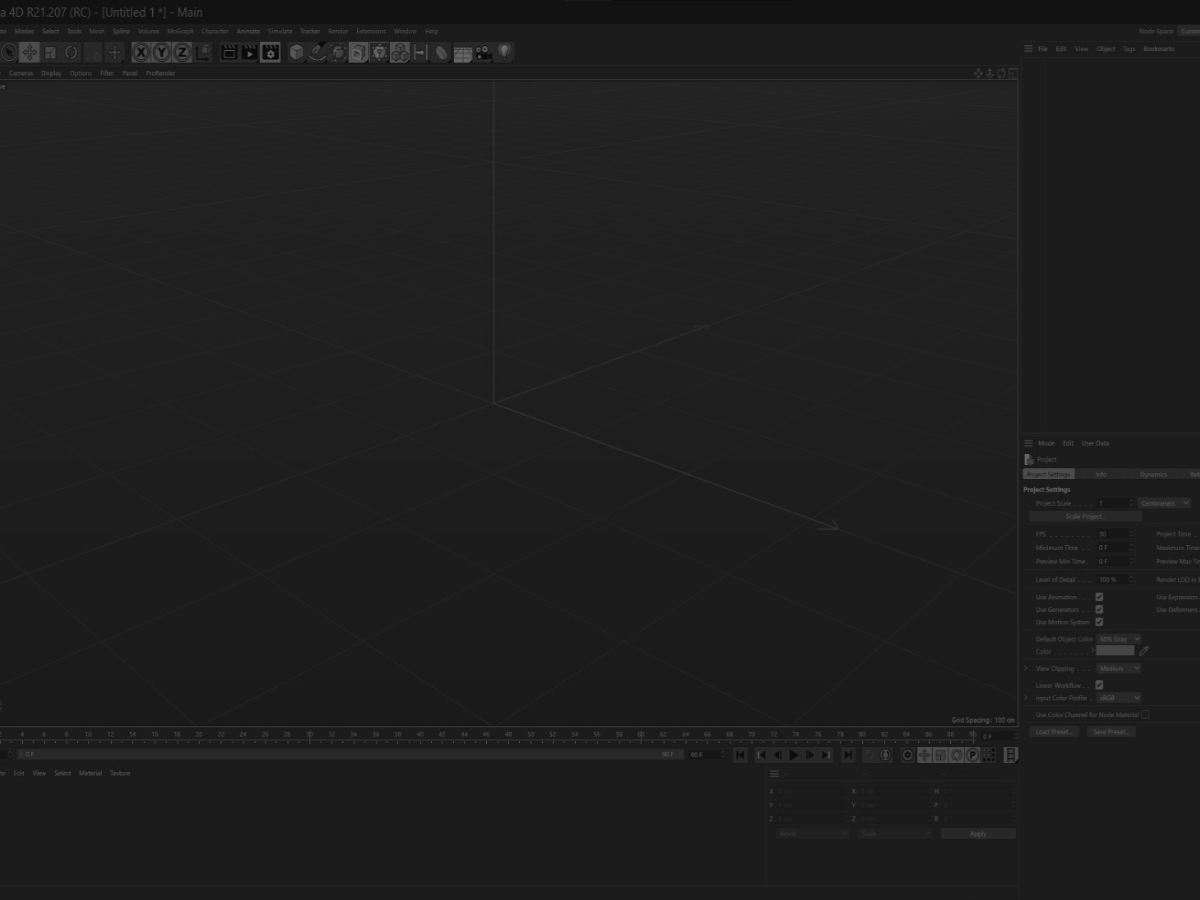
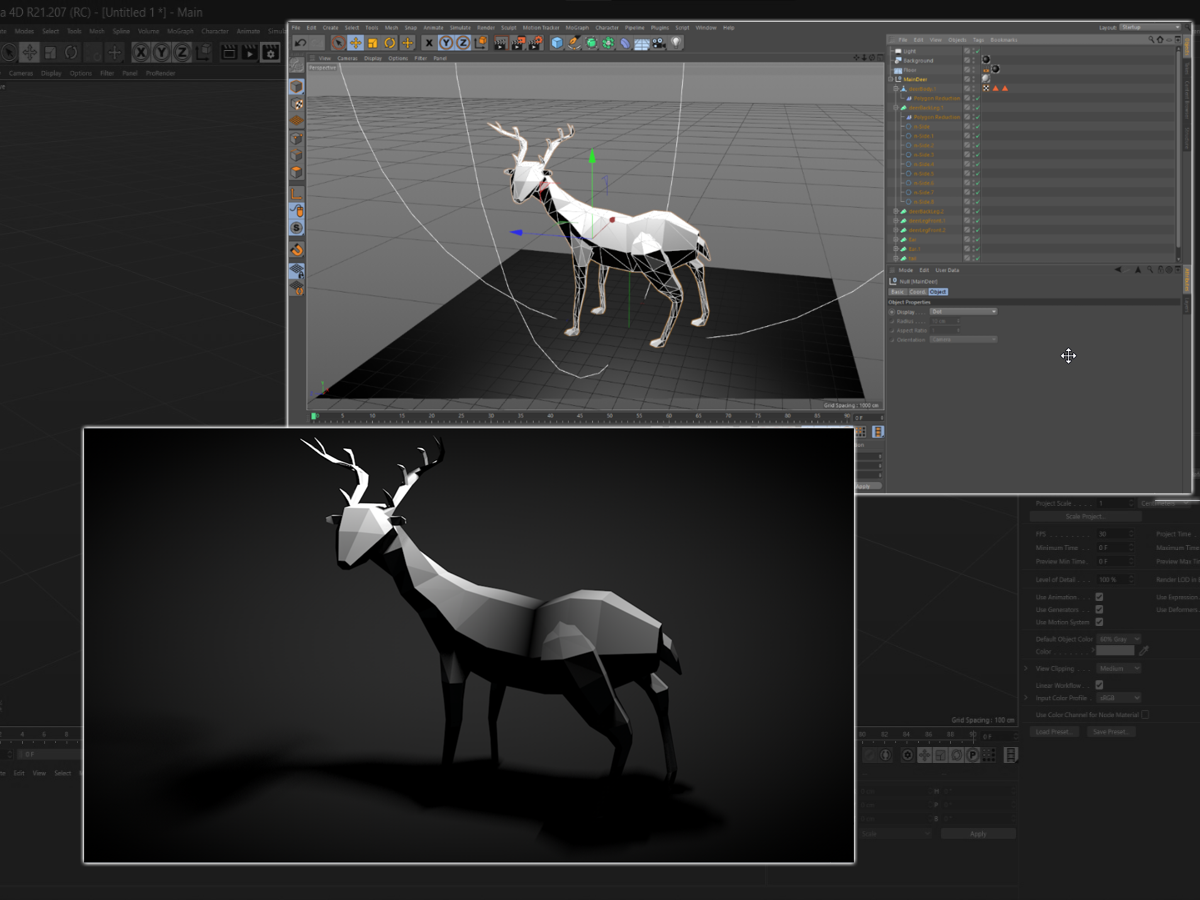
Comparing the layer stacks of the two 1200 x 900 images. Changes:
moved "Layer 3" above "Layer 2", painted on it over (x1=84, y1=428, x2=854, y2=863)
painted on "Layer 2" over (x1=288, y1=22, x2=1200, y2=501)
